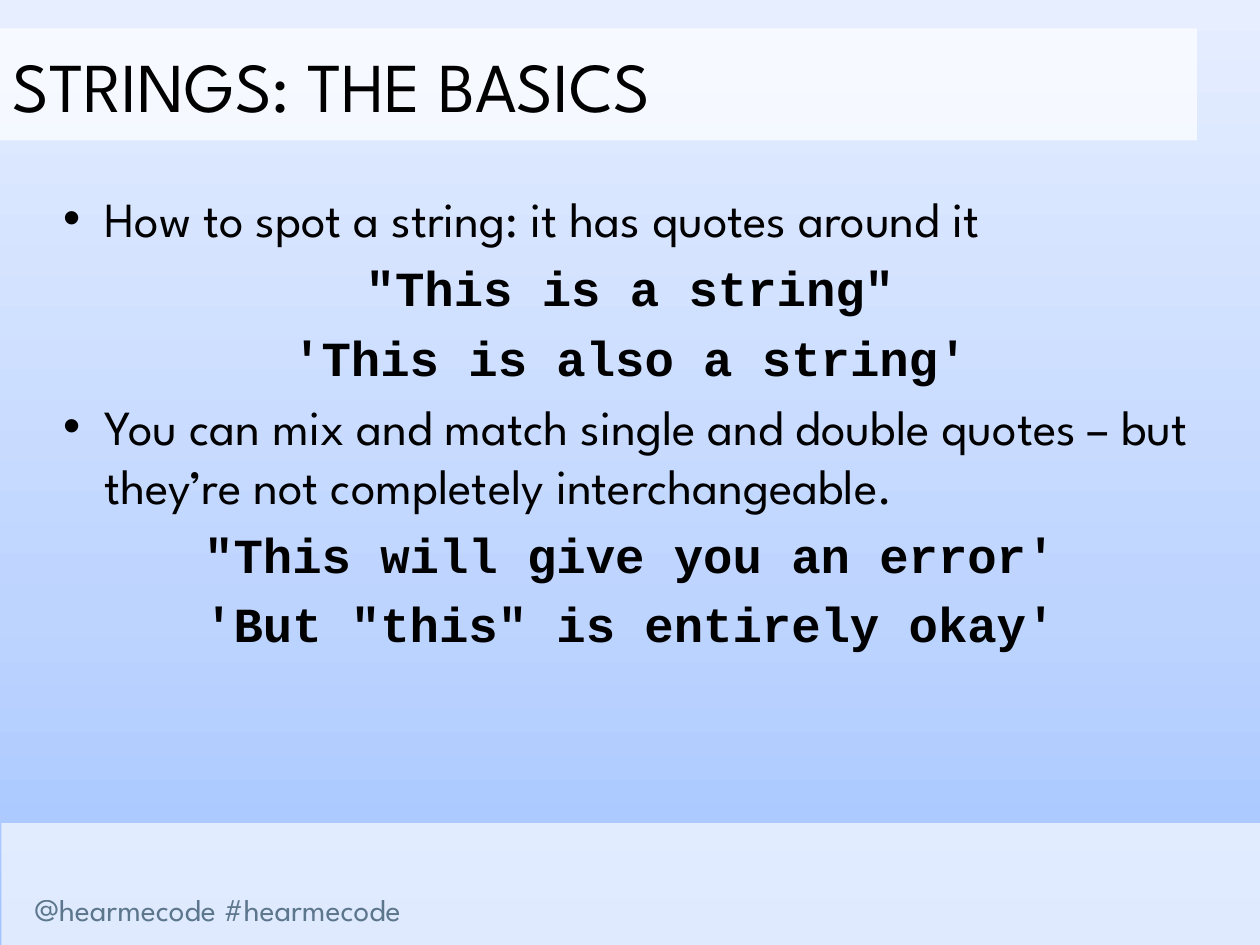
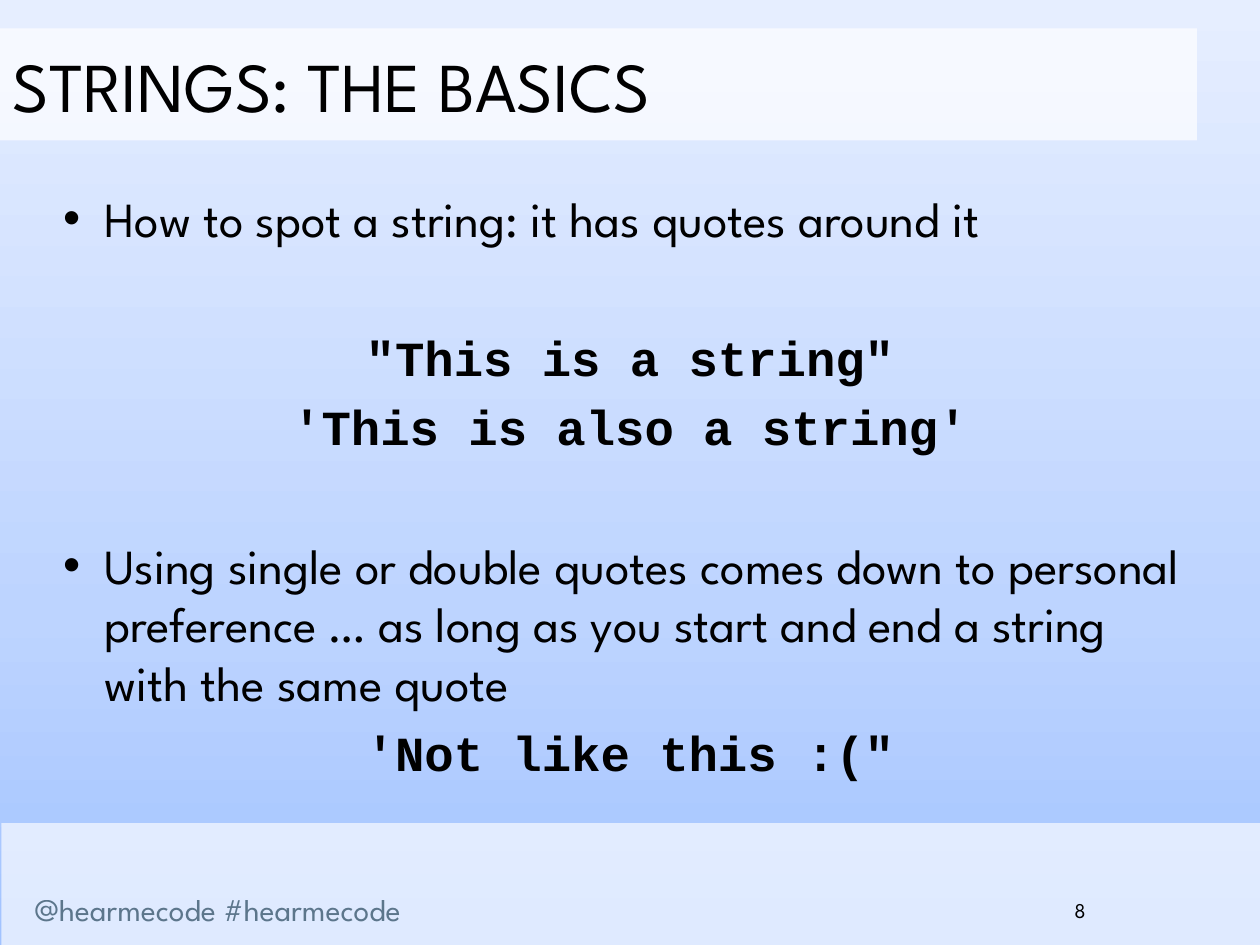
Before and after one commit to hearmecode/slides, a slide deck: slide 8 of Lesson 1/Hear Me Code - Strings and Conditionals.pptx. Drawn at 1260x945 pixels with LibreOffice and Linux fonts; fonts in the diff are those of the drawing; background and template pictures are left out. Boxes give left, top, right and bottom in pixels: in the first picture for what was removed or moved away, otherwise in the second. Text is boxed around its words. In the diff, an @@ line names an element or a change of style, - is before the commit and + after.

```diff
--- a/Lesson 1/Hear Me Code - Strings and Conditionals.pptx
+++ b/Lesson 1/Hear Me Code - Strings and Conditionals.pptx
@@ text at (x1=104, y1=550, x2=1179, y2=772): text changed @@
-• You can mix and match single and double quotes – but they’re not completely interchangeable.
-"This will give you an error'
-'But "this" is entirely okay'
+• Using single or double quotes comes down to personal preference … as long as you start and end a string with the same quote
+'Not like this :("
@@ page number added at (x1=1074, y1=904, x2=1085, y2=919), 12 pt, text #000000 @@
+8
```
Also in this commit, not shown: 45 other slides changed, 6 slides added, 3 slides removed, 2 other files.
